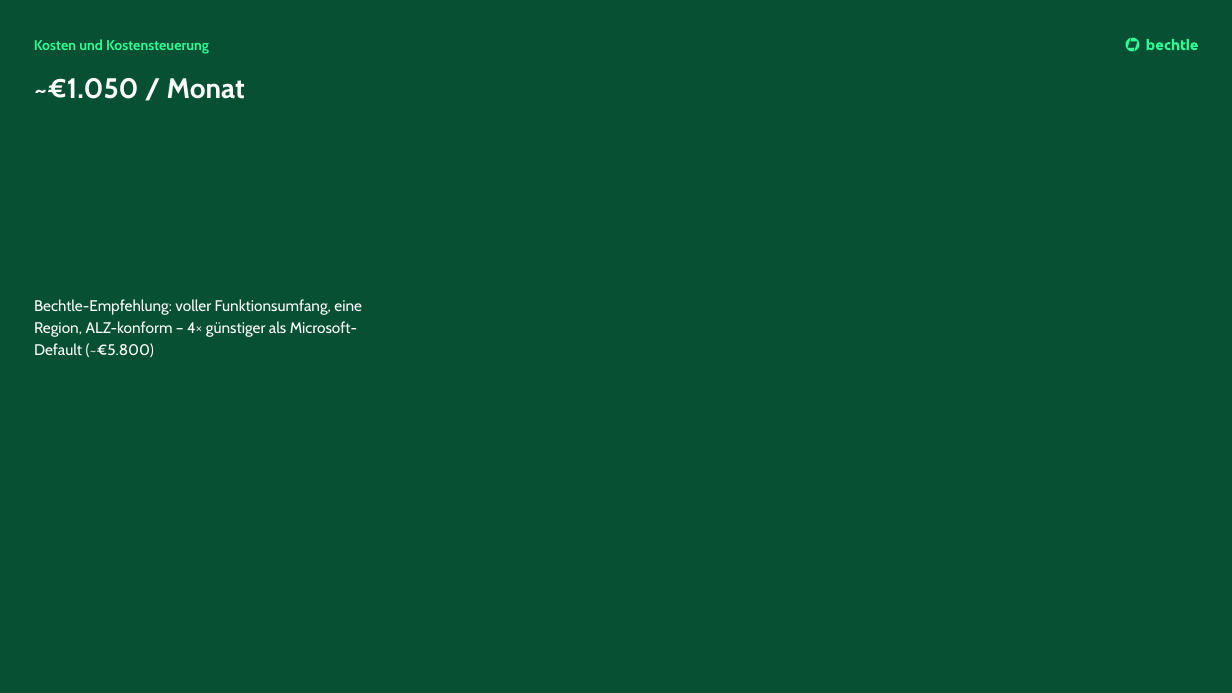
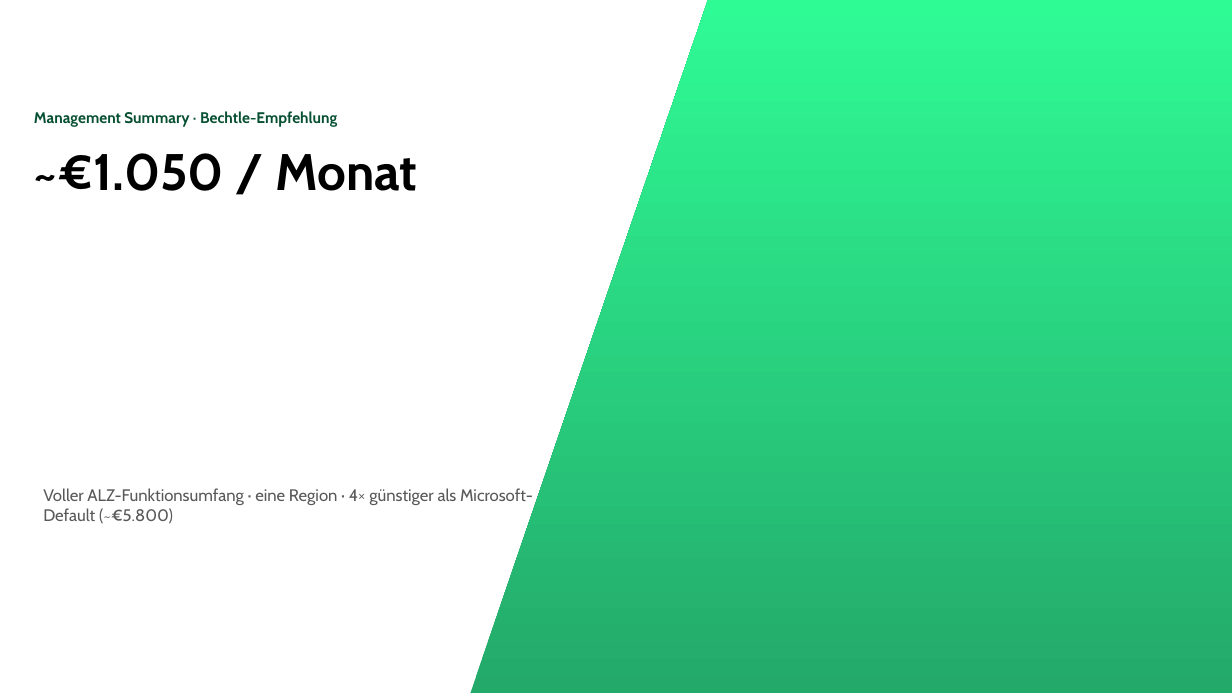
Before and after one commit to YannickBeck/azure-landing-zone, a slide deck: slide 5 of docs/konzept/Powerpoint/Azure-Landing-Zone-Konzept.pptx (slide 28 before the commit). Drawn at 1232x693 pixels with LibreOffice and Linux fonts; fonts in the diff are those of the drawing. Boxes give left, top, right and bottom in pixels: in the first picture for what was removed or moved away, otherwise in the second. Text is boxed around its words. In the diff, an @@ line names an element or a change of style, - is before the commit and + after.

```diff
--- a/docs/konzept/Powerpoint/Azure-Landing-Zone-Konzept.pptx
+++ b/docs/konzept/Powerpoint/Azure-Landing-Zone-Konzept.pptx
@@ background #075033 to #FFFFFF @@
@@ freeform shape added at (x1=470, y1=0, x2=1232, y2=693), fill gradient #23A96A to #2FFB95 @@
@@ subtitle removed at (x1=34, y1=39, x2=209, y2=54) @@
-Kosten und Kostensteuerung
@@ freeform shape removed at (x1=1126, y1=37, x2=1136, y2=52) @@
@@ freeform shape removed at (x1=1130, y1=37, x2=1141, y2=52) @@
@@ freeform shape removed at (x1=1147, y1=39, x2=1198, y2=50) @@
@@ subtitle added at (x1=34, y1=111, x2=337, y2=127), 12 pt, text #075033, bold @@
+Management Summary · Bechtle-Empfehlung
@@ title "~€1.050 / Monat" moved from (x1=34, y1=78, x2=245, y2=99) to (x1=34, y1=153, x2=417, y2=191) @@
@@ title "~€1.050 / Monat" at (x1=34, y1=153, x2=417, y2=191): size 22 to 40 pt, text colour #FFFFFF to #000000 @@
@@ text at (x1=43, y1=488, x2=533, y2=524): text changed; size 12 to 13 pt; text colour #FFFFFF to #595959 @@
-Bechtle-Empfehlung: voller Funktionsumfang, eine Region, ALZ-konform – 4× günstiger als Microsoft-Default (~€5.800)
+Voller ALZ-Funktionsumfang · eine Region · 4× günstiger als Microsoft-Default (~€5.800)
```
Also in this commit, not shown: 24 other slides changed, 12 slides added, 17 slides removed, 1 other file.
